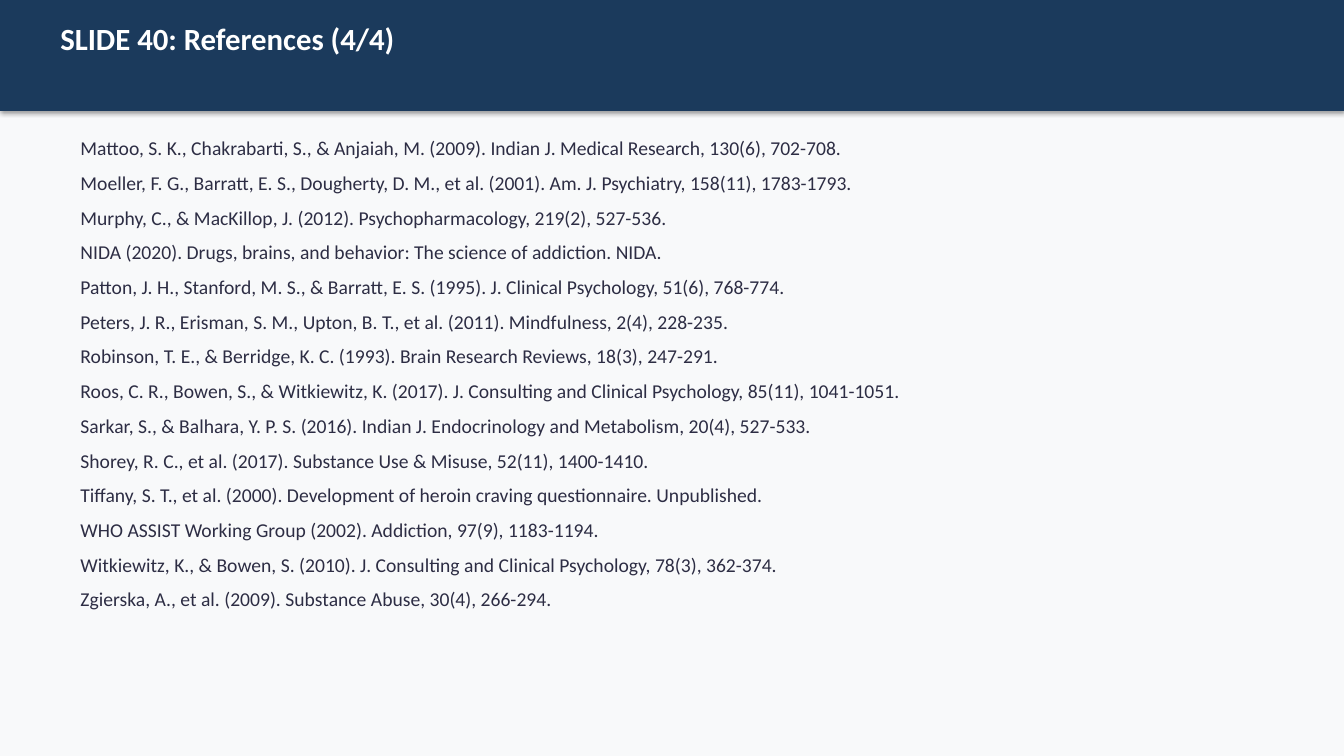
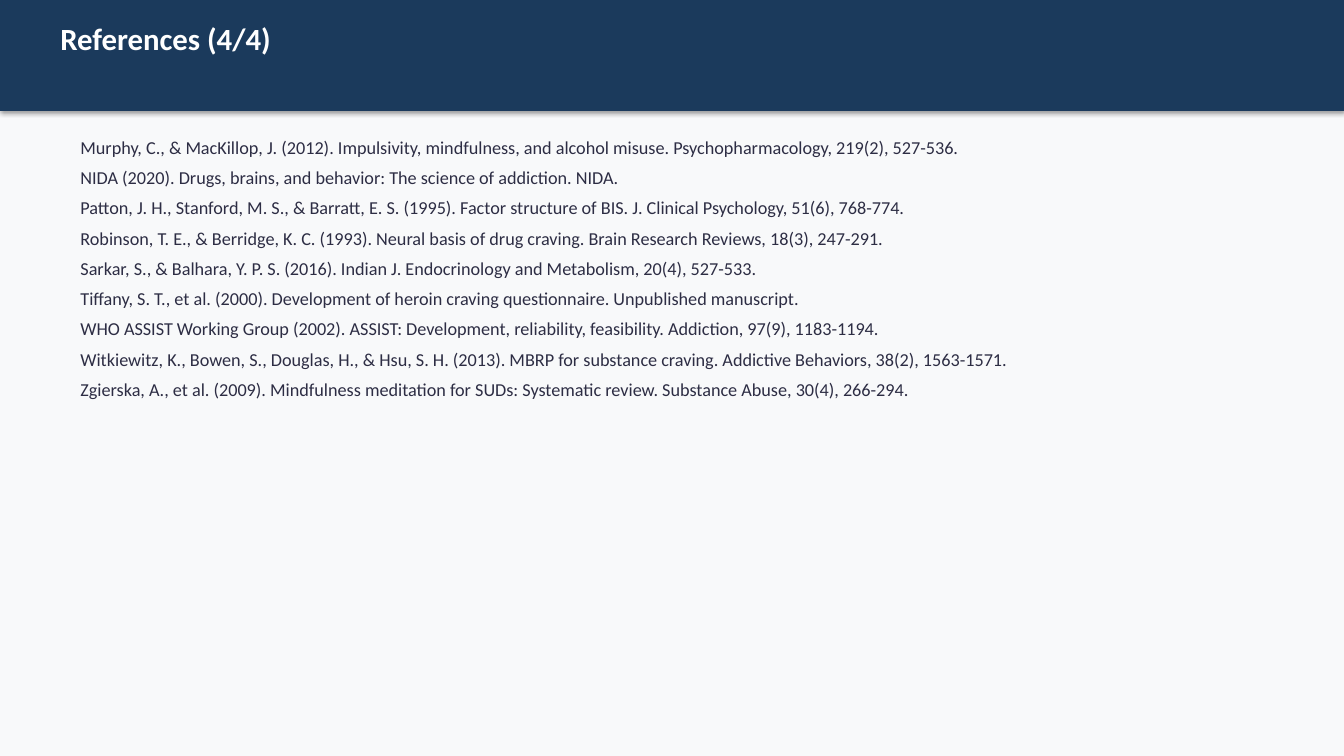
Before and after one commit to tejasdangodra786-byte/Dango-kiro, a slide deck: slide 38 of MBRP_Research_Synopsis_PPT.pptx (slide 40 before the commit). Drawn at 1344x756 pixels with LibreOffice and Linux fonts; fonts in the diff are those of the drawing. Boxes give left, top, right and bottom in pixels: in the first picture for what was removed or moved away, otherwise in the second. Text is boxed around its words. In the diff, an @@ line names an element or a change of style, - is before the commit and + after.

Commit message:
Update PPT: Literature Review now 5 detailed paragraph-style slides (38 slides total)

```diff
--- a/MBRP_Research_Synopsis_PPT.pptx
+++ b/MBRP_Research_Synopsis_PPT.pptx
@@ text at box(60, 27, 271, 55): text changed @@
-SLIDE 40: References (4/4)
+References (4/4)
@@ text at box(80, 141, 958, 157): text changed; size 14 to 13 pt @@
-Mattoo, S. K., Chakrabarti, S., & Anjaiah, M. (2009). Indian J. Medical Research, 130(6), 702-708.
-Moeller, F. G., Barratt, E. S., Dougherty, D. M., et al. (2001). Am. J. Psychiatry, 158(11), 1783-1793.
-Murphy, C., & MacKillop, J. (2012). Psychopharmacology, 219(2), 527-536.
+Murphy, C., & MacKillop, J. (2012). Impulsivity, mindfulness, and alcohol misuse. Psychopharmacology, 219(2), 527-536.
@@ text at box(80, 171, 756, 278): size 14 to 13 pt in "NIDA (2020). Drugs, brains, and behavior: The ...", "Sarkar, S., & Balhara, Y. P. S. ..."; less space between paragraphs @@
@@ text at box(80, 201, 904, 248): text changed; size 14 to 13 pt @@
-Patton, J. H., Stanford, M. S., & Barratt, E. S. (1995). J. Clinical Psychology, 51(6), 768-774.
-Peters, J. R., Erisman, S. M., Upton, B. T., et al. (2011). Mindfulness, 2(4), 228-235.
-Robinson, T. E., & Berridge, K. C. (1993). Brain Research Reviews, 18(3), 247-291.
-Roos, C. R., Bowen, S., & Witkiewitz, K. (2017). J. Consulting and Clinical Psychology, 85(11), 1041-1051.
+Patton, J. H., Stanford, M. S., & Barratt, E. S. (1995). Factor structure of BIS. J. Clinical Psychology, 51(6), 768-774.
+Robinson, T. E., & Berridge, K. C. (1993). Neural basis of drug craving. Brain Research Reviews, 18(3), 247-291.
@@ text at box(80, 292, 1007, 399): text changed; size 14 to 13 pt @@
-Shorey, R. C., et al. (2017). Substance Use & Misuse, 52(11), 1400-1410.
-Tiffany, S. T., et al. (2000). Development of heroin craving questionnaire. Unpublished.
-WHO ASSIST Working Group (2002). Addiction, 97(9), 1183-1194.
-Witkiewitz, K., & Bowen, S. (2010). J. Consulting and Clinical Psychology, 78(3), 362-374.
-Zgierska, A., et al. (2009). Substance Abuse, 30(4), 266-294.
+Tiffany, S. T., et al. (2000). Development of heroin craving questionnaire. Unpublished manuscript.
+WHO ASSIST Working Group (2002). ASSIST: Development, reliability, feasibility. Addiction, 97(9), 1183-1194.
+Witkiewitz, K., Bowen, S., Douglas, H., & Hsu, S. H. (2013). MBRP for substance craving. Addictive Behaviors, 38(2), 1563-1571.
+Zgierska, A., et al. (2009). Mindfulness meditation for SUDs: Systematic review. Substance Abuse, 30(4), 266-294.
```
Also in this commit, not shown: 33 other slides changed, 4 slides added, 6 slides removed, 1 other file.
